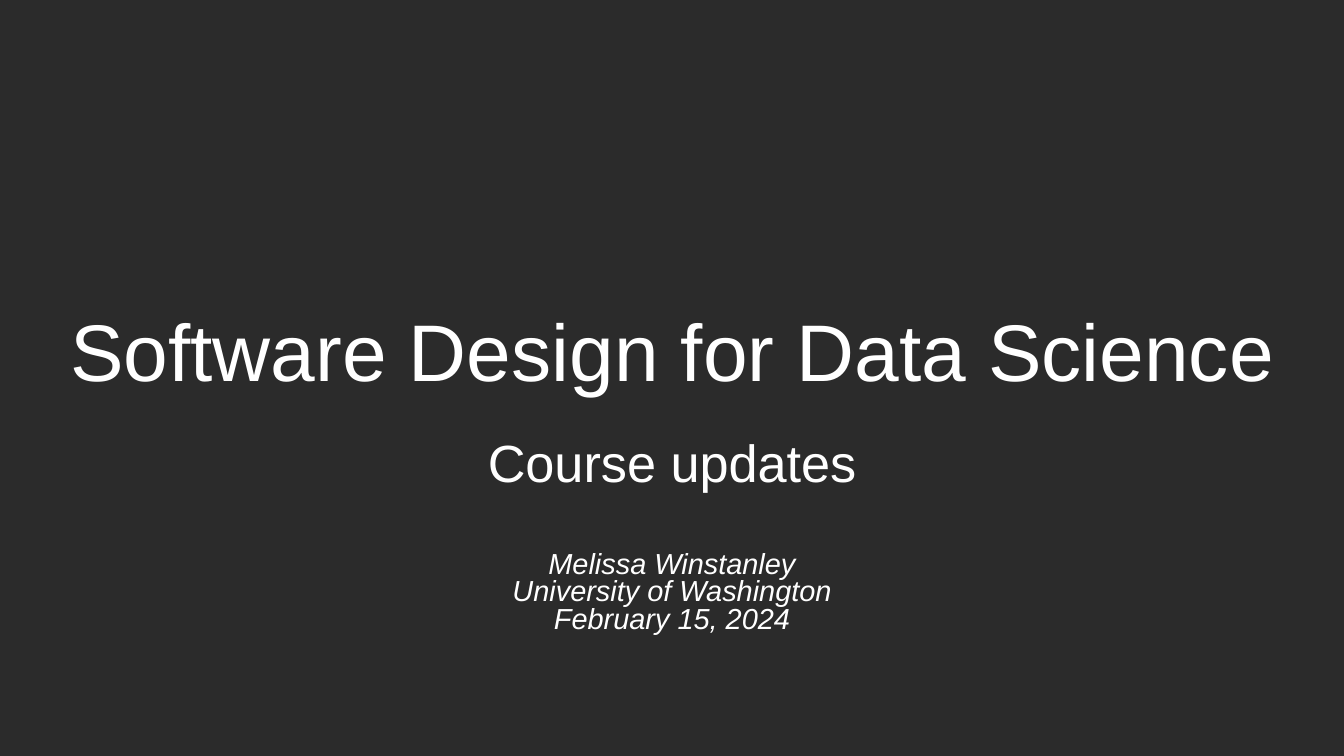
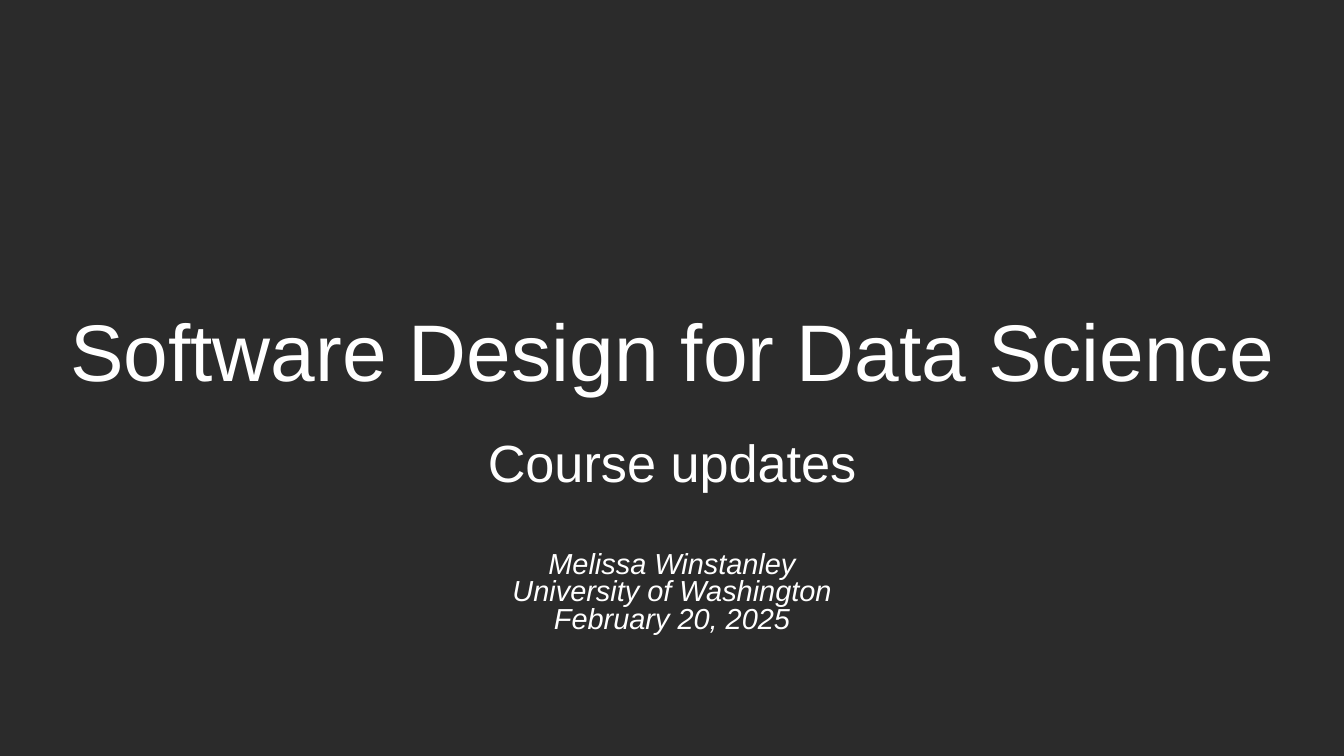
Before and after one commit to UWDATA515/lecture-materials, a slide deck: slide 1 of 07/DATA515_07_ClassUpdates.pptx. Drawn at 1344x756 pixels with LibreOffice and Linux fonts; fonts in the diff are those of the drawing; background and template pictures are left out; a plain dark background stands for a picture behind light text. Boxes give left, top, right and bottom in pixels: in the first picture for what was removed or moved away, otherwise in the second. Text is boxed around its words. In the diff, an @@ line names an element or a change of style, - is before the commit and + after.

```diff
--- a/07/DATA515_07_ClassUpdates.pptx
+++ b/07/DATA515_07_ClassUpdates.pptx
@@ subtitle at [554, 608, 790, 635]: text changed @@
-February 15, 2024
+February 20, 2025
```
Also in this commit, not shown: 2 other slides changed, 4 slides removed, 15 other files.
